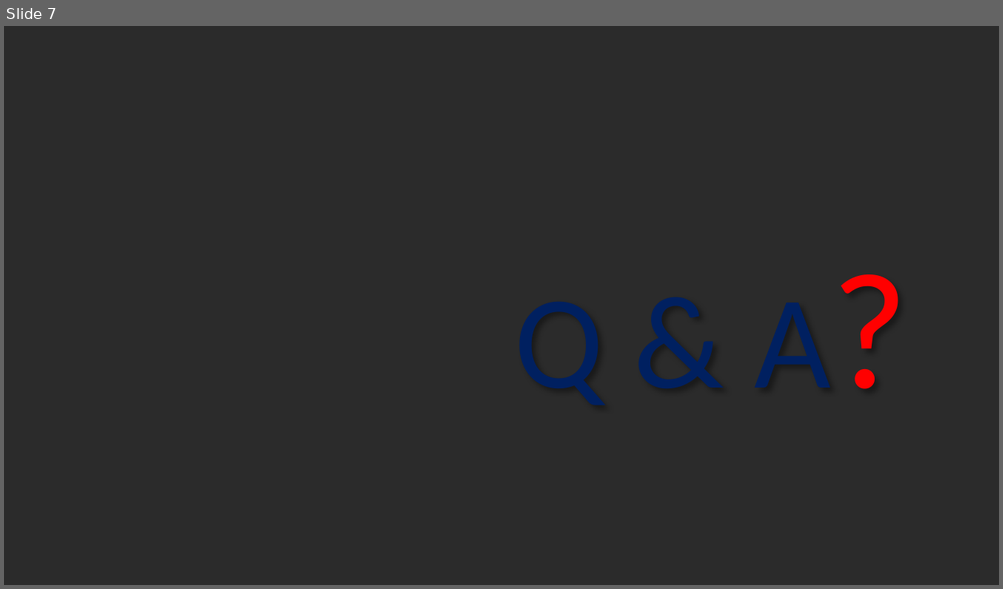
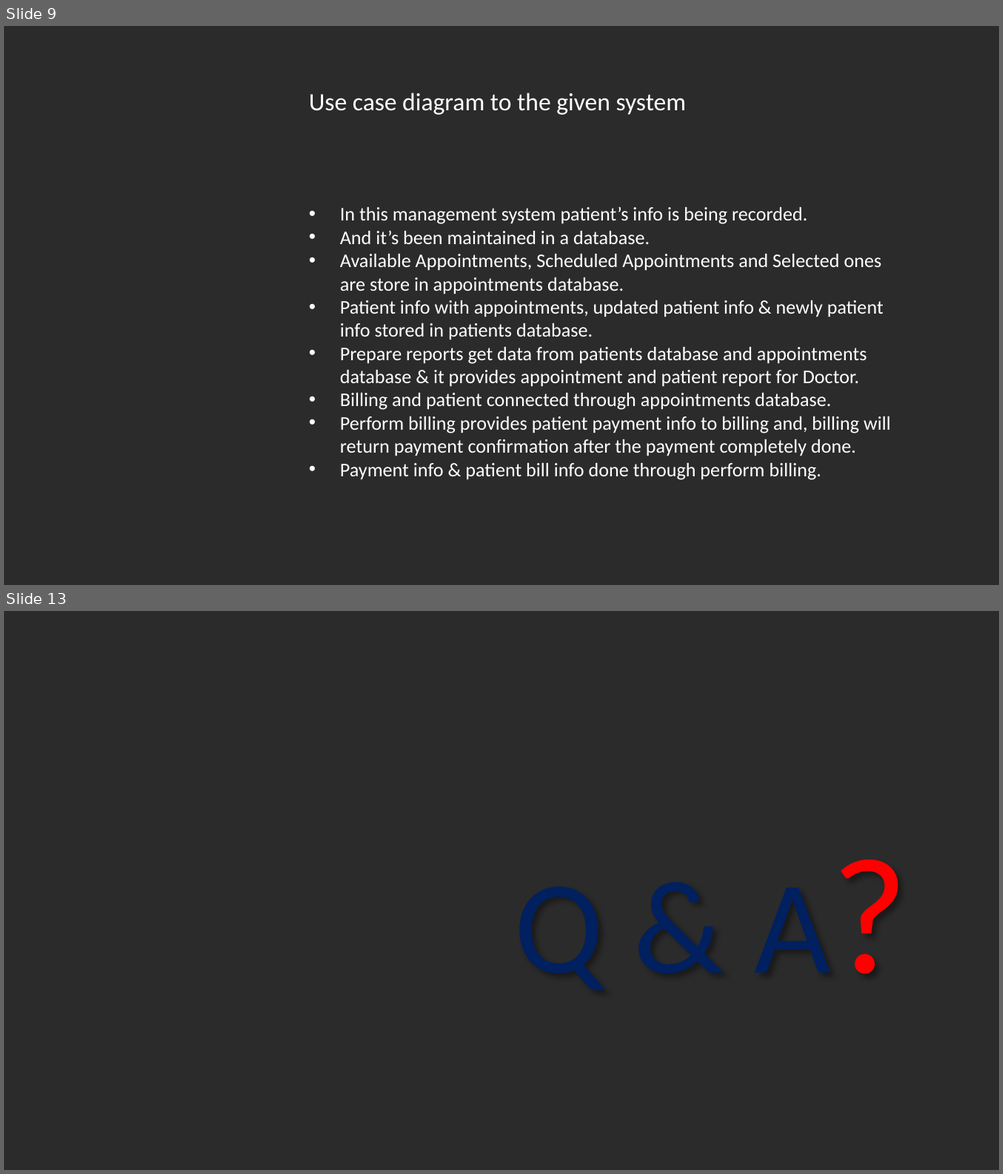
Before and after one commit to anoxtovo/docc, a slide deck: Doctor Channeling edited.pptx. Shown one above the other, each under a label of ours: slide 7 before the commit, slides 9 and 13 after it; the slides between them are not shown. The pictures are 1003x589 and 1003x1174 pixels, drawn with LibreOffice and Linux fonts; fonts in the diff are those of the drawing; background and template pictures are left out; a plain dark background stands for a picture behind light text. Boxes give left, top, right and bottom in pixels: in the first picture for what was removed or moved away, otherwise in the second. Text is boxed around its words. In the diff, an @@ line names an element or a change of style, - is before the commit and + after.

```diff
--- a/Doctor Channeling edited.pptx
+++ b/Doctor Channeling edited.pptx
@@ slide 9 added at <box>4,26,999,585</box>, background picture (left out) @@
@@ text added at <box>309,93,686,115</box>, 18 pt, text #FFFFFF @@
+Use case diagram to the given system
@@ text added at <box>340,207,891,480</box>, 14 pt, text #FFFFFF @@
+• In this management system patient’s info is being recorded.
+• And it’s been maintained in a database.
+• Available Appointments, Scheduled Appointments and Selected ones are store in appointments database.
+• Patient info with appointments, updated patient info & newly patient info stored in patients database.
+• Prepare reports get data from patients database and appointments database & it provides appointment and patient report for Doctor.
+• Billing and patient connected through appointments database.
+• Perform billing provides patient payment info to billing and, billing will return payment confirmation after the payment completely done.
+• Payment info & patient bill info done through perform billing.
@@ what was slide 7 is now slide 13 @@
```
Also in this commit, not shown: 1 slide changed, 7 other slides added, 2 slides removed, 4 other files.
